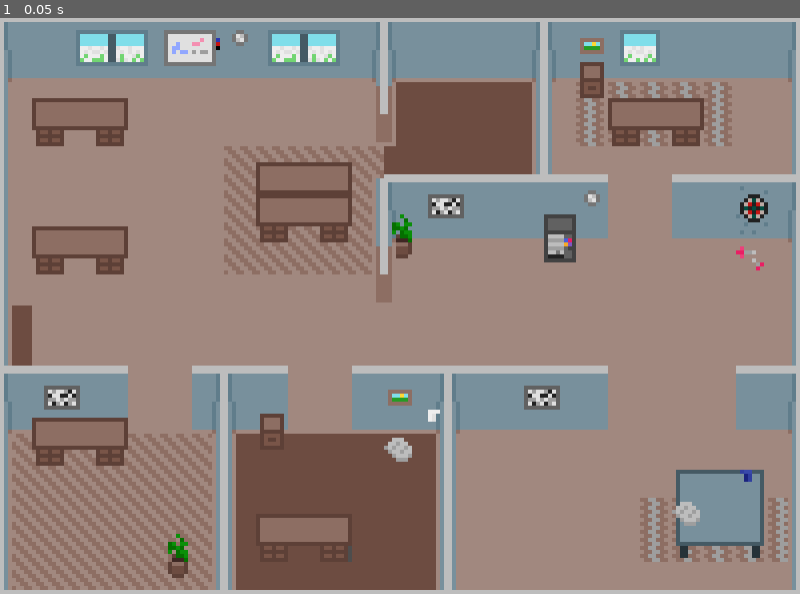
Above: before the commit, frame 1.
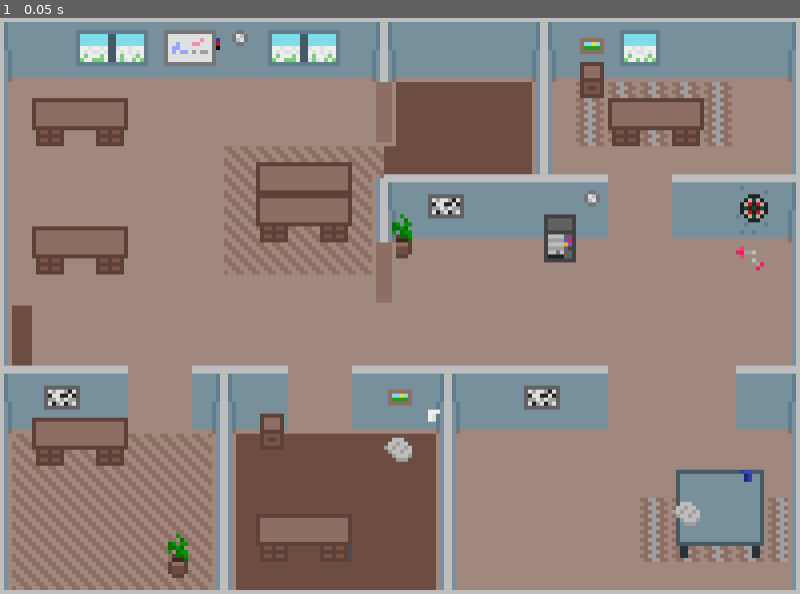
Above: after the commit, the same moment.

Repository: einord/agent-office
Game: Godot game, scene res://scenes/main.tscn
The game is run twice, just before and just after one commit, with the same random seed, the same clock (stepped at 60 frames per second) and the same inputs.
Inputs:
- Up to frame 1 (0.05 s): no input

The runs differ from the first frame. In frame 1, 0.1% of the frame differs, in the area x 47-49%, y 11-45%.

Commit message:
feat: add animations for standing and walking states in agent

Diff:
--- a/gui/agent-office/scenes/agent.gd
+++ b/gui/agent-office/scenes/agent.gd
@@ -8,6 +8,7 @@
 @export var idle_wait_max: float = 10.0  # Maximum wait time in idle state (seconds)
 @export var exit_wait_time: float = 2.0  # Time to wait at exit before despawning (seconds)
 @onready var navigation_agent: NavigationAgent2D = get_node("NavigationAgent2D")
+@onready var _anim_player: AnimationPlayer = $AnimationPlayer
 var _name_label: Label = null
 var _ui_layer: Control = null
 var movement_delta: float
@@ -211,6 +212,10 @@
 		return
 
 	if navigation_agent.is_navigation_finished():
+		# Play standing animation when not moving
+		if _anim_player.current_animation != "standing":
+			_anim_player.play("standing")
+
 		# Handle state-specific behavior when navigation is complete
 		match current_state:
 			AgentState.WORKING:
@@ -254,4 +259,12 @@
 	elif safe_velocity.x > 0:
 		flip_h = false
 
+	# Play walking animation when moving
+	if safe_velocity.length() > 0.1:
+		if _anim_player.current_animation != "walking":
+			_anim_player.play("walking")
+	else:
+		if _anim_player.current_animation != "standing":
+			_anim_player.play("standing")
+
 	global_position = global_position.move_toward(global_position + safe_velocity, movement_delta)
--- a/gui/agent-office/scenes/agent.tscn
+++ b/gui/agent-office/scenes/agent.tscn
@@ -21,6 +21,60 @@
 [sub_resource type="RectangleShape2D" id="RectangleShape2D_umeaf"]
 size = Vector2(4, 1)
 
+[sub_resource type="Animation" id="Animation_umeaf"]
+length = 0.001
+tracks/0/type = "value"
+tracks/0/imported = false
+tracks/0/enabled = true
+tracks/0/path = NodePath(".:offset")
+tracks/0/interp = 1
+tracks/0/loop_wrap = true
+tracks/0/keys = {
+"times": PackedFloat32Array(0),
+"transitions": PackedFloat32Array(1),
+"update": 0,
+"values": [Vector2(0, -4)]
+}
+
+[sub_resource type="Animation" id="Animation_yc63n"]
+resource_name = "standing"
+tracks/0/type = "value"
+tracks/0/imported = false
+tracks/0/enabled = true
+tracks/0/path = NodePath(".:offset")
+tracks/0/interp = 1
+tracks/0/loop_wrap = true
+tracks/0/keys = {
+"times": PackedFloat32Array(0),
+"transitions": PackedFloat32Array(1),
+"update": 0,
+"values": [Vector2(0, -4)]
+}
+
+[sub_resource type="Animation" id="Animation_lug0u"]
+resource_name = "walking"
+length = 0.2
+loop_mode = 1
+tracks/0/type = "value"
+tracks/0/imported = false
+tracks/0/enabled = true
+tracks/0/path = NodePath(".:offset")
+tracks/0/interp = 1
+tracks/0/loop_wrap = true
+tracks/0/keys = {
+"times": PackedFloat32Array(0, 0.033333346, 0.13333334),
+"transitions": PackedFloat32Array(1, 1, 1),
+"update": 0,
+"values": [Vector2(0, -4), Vector2(0, -5), Vector2(0, -4)]
+}
+
+[sub_resource type="AnimationLibrary" id="AnimationLibrary_lug0u"]
+_data = {
+&"RESET": SubResource("Animation_umeaf"),
+&"standing": SubResource("Animation_yc63n"),
+&"walking": SubResource("Animation_lug0u")
+}
+
 [node name="Agent" type="AnimatedSprite2D" unique_id=1212106709]
 z_index = 2
 z_as_relative = false
@@ -41,3 +95,7 @@
 [node name="CollisionShape2D" type="CollisionShape2D" parent="CharacterBody2D" unique_id=1720712816]
 position = Vector2(0, -0.5)
 shape = SubResource("RectangleShape2D_umeaf")
+
+[node name="AnimationPlayer" type="AnimationPlayer" parent="." unique_id=1336109137]
+libraries/ = SubResource("AnimationLibrary_lug0u")
+autoplay = &"standing"
Binary file changed: gui/agent-office/assets/sprites/tiles.aseprite
Binary file changed: gui/agent-office/assets/sprites/tiles.png
